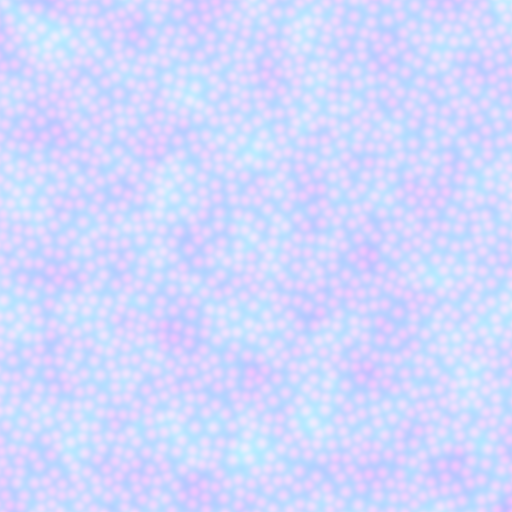
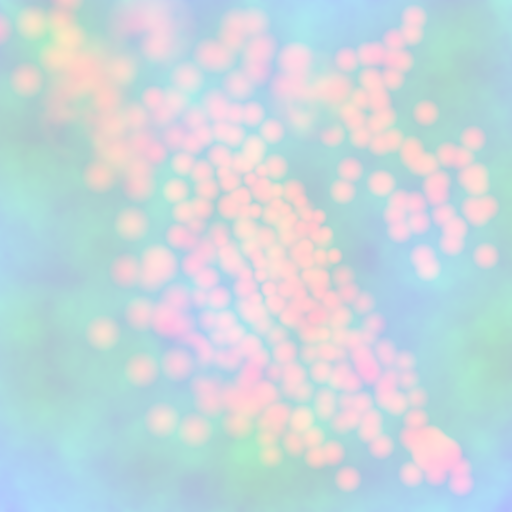
The second (512, 512) image is a revision of the first. Changes to its layers:
removed layer "blurred" (was 31%) over [0, 0, 512, 512]
renamed "original" to "weather_map2.png", showed it, opacity 31% → 100%, painted on it over [0, 0, 512, 512]
